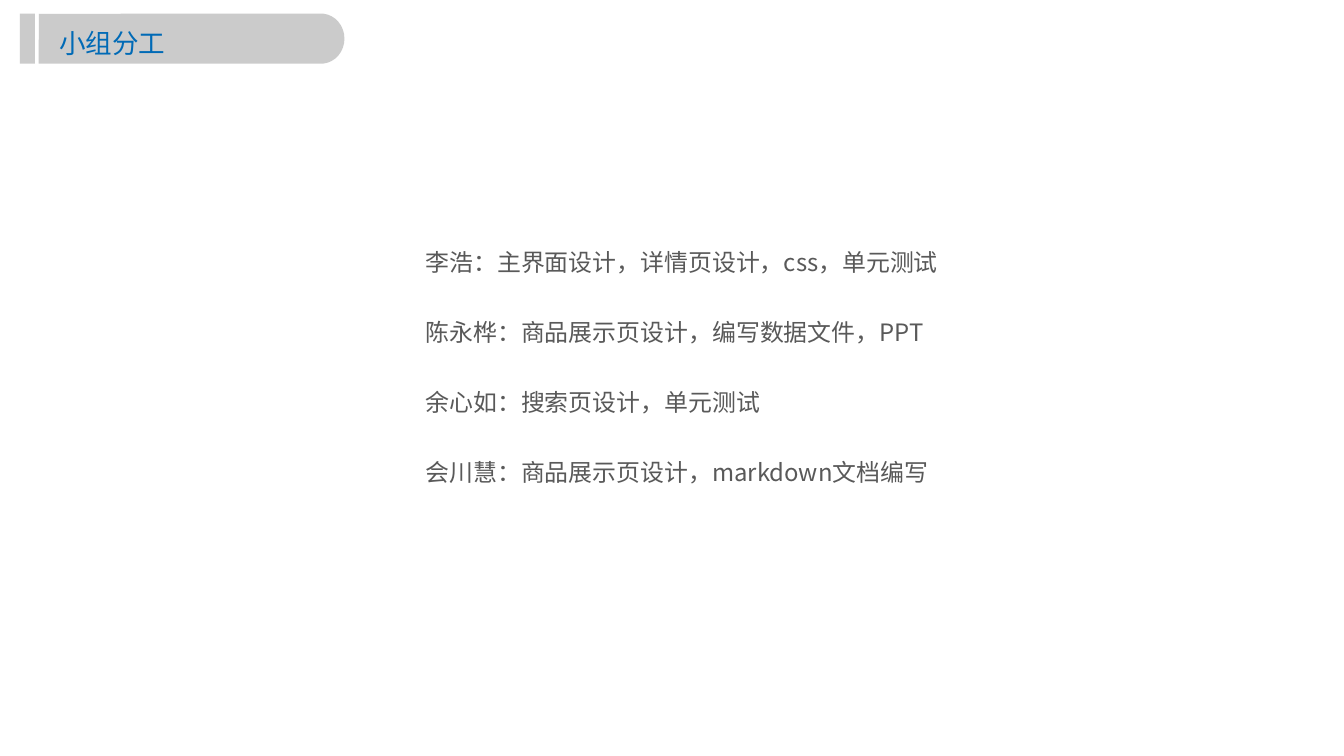
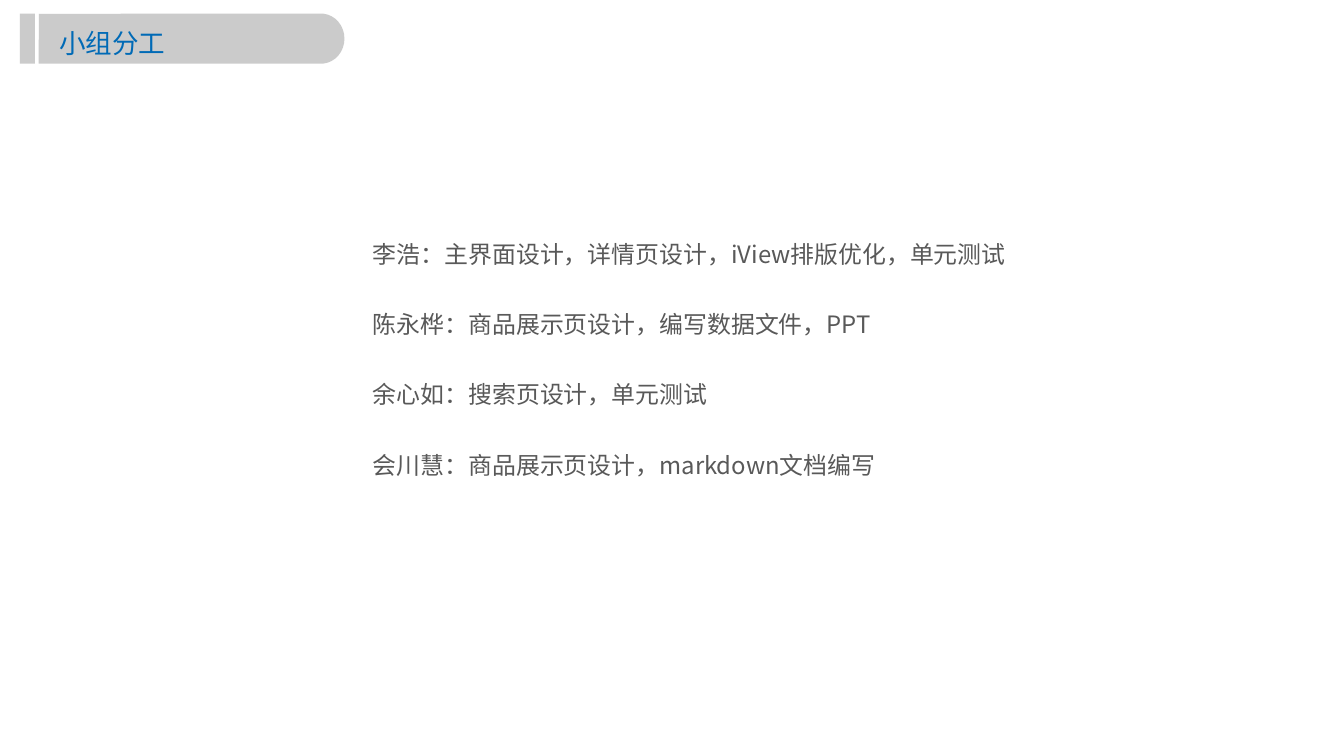
Before and after one commit to yfzm/FPSEI-team2, a slide deck: slide 24 of PROJECT2.pptx (slide 18 before the commit). Drawn at 1344x756 pixels with LibreOffice and Linux fonts; fonts in the diff are those of the drawing; background and template pictures are left out. Boxes give left, top, right and bottom in pixels: in the first picture for what was removed or moved away, otherwise in the second. Text is boxed around its words. In the diff, an @@ line names an element or a change of style, - is before the commit and + after.

```diff
--- a/PROJECT2.pptx
+++ b/PROJECT2.pptx
@@ text at (373,243,1006,265): text changed @@
-李浩：主界面设计，详情页设计，css，单元测试
+李浩：主界面设计，详情页设计，iView排版优化，单元测试
@@ text "陈永桦：商品展示页设计，编写数据文件，PPT": place and size @@
-text "陈永桦：商品展示页设计，编写数据文件，PPT" at (426,321,924,343)
+text "陈永桦：商品展示页设计，编写数据文件，PPT" at (373,313,871,335)
@@ text "余心如：搜索页设计，单元测试": place and size @@
-text "余心如：搜索页设计，单元测试" at (425,391,760,413)
+text "余心如：搜索页设计，单元测试" at (373,383,708,405)
@@ text "会川慧：商品展示页设计，markdown文档编写": place and size @@
-text "会川慧：商品展示页设计，markdown文档编写" at (425,461,928,483)
+text "会川慧：商品展示页设计，markdown文档编写" at (373,454,876,476)
```
Also in this commit, not shown: 13 other slides changed, 7 slides added, 1 slide removed.
